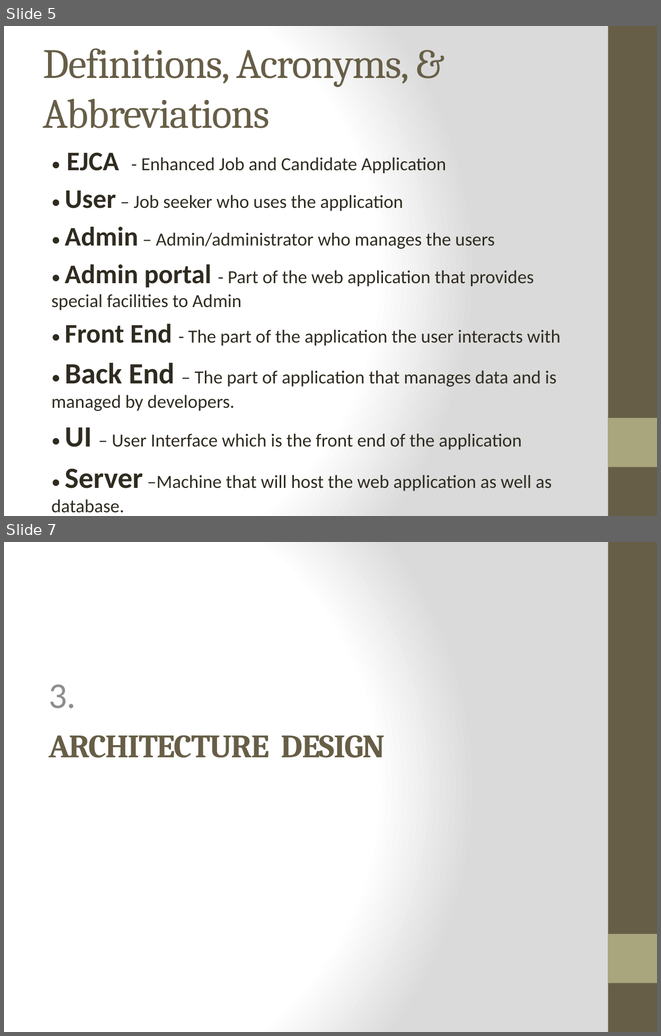
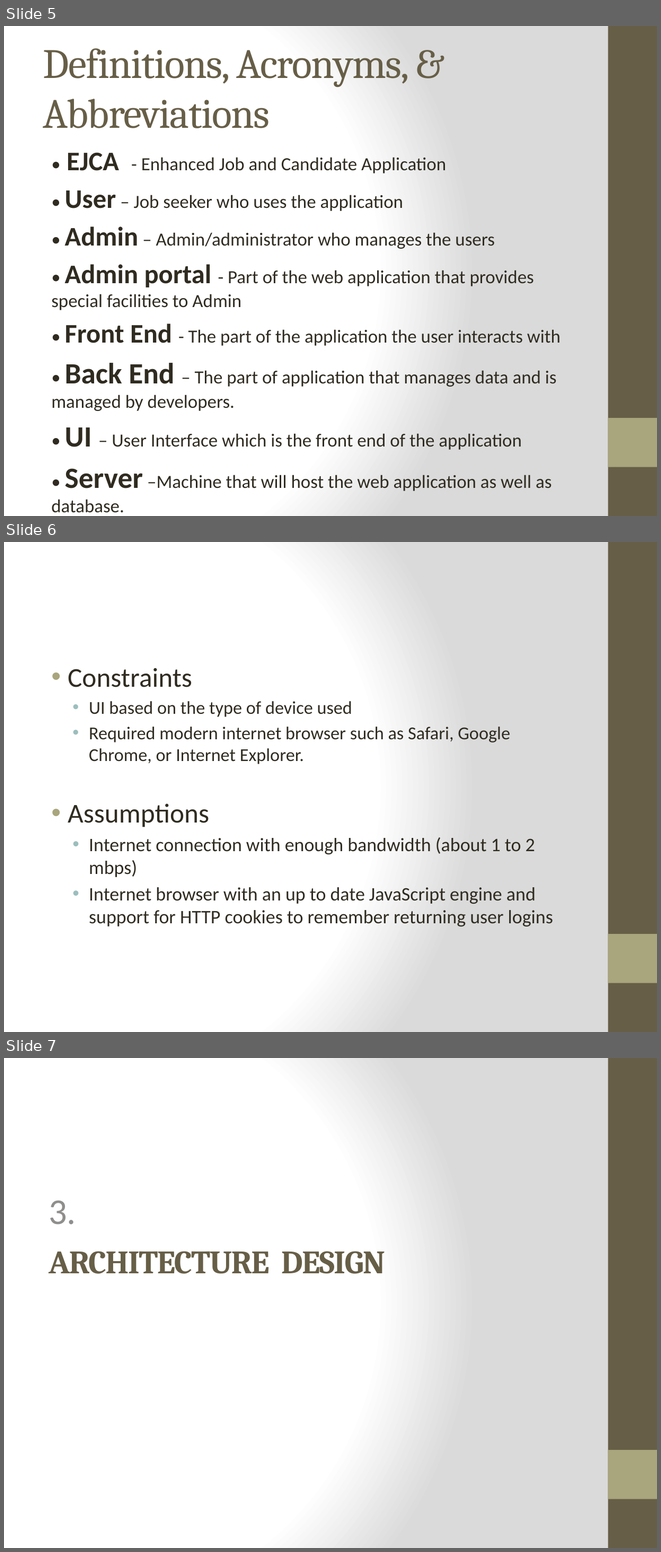
Before and after one commit to WesleyTrescott/MVC-Capstone, a slide deck: Design Specification/Design Specification.pptx. Shown one above the other, each under a label of ours: slides 5 and 7 before the commit, slides 5, 6 and 7 after it; the slides between them are not shown. The pictures are 661x1036 and 661x1552 pixels, drawn with LibreOffice and Linux fonts; fonts in the diff are those of the drawing. Boxes give left, top, right and bottom in pixels: in the first picture for what was removed or moved away, otherwise in the second. Text is boxed around its words. In the diff, an @@ line names an element or a change of style, - is before the commit and + after.

```diff
--- a/Design Specification/Design Specification.pptx
+++ b/Design Specification/Design Specification.pptx
@@ slide 6 added at (4, 542, 657, 1032), background gradient #FFFFFF to #DADADA; not listed: 2 template elements that a slide beside it also shows @@
@@ text added at (68, 668, 553, 926), 21 pt, text #2F2B20 @@
+• Constraints
+  • UI based on the type of device used
+  • Required modern internet browser such as Safari, Google Chrome, or Internet Explorer.
+• Assumptions
+  • Internet connection with enough bandwidth (about 1 to 2 mbps)
+  • Internet browser with an up to date JavaScript engine and support for HTTP cookies to remember returning user logins
```
Also in this commit, not shown: 9 other slides added, 2 slides removed.
